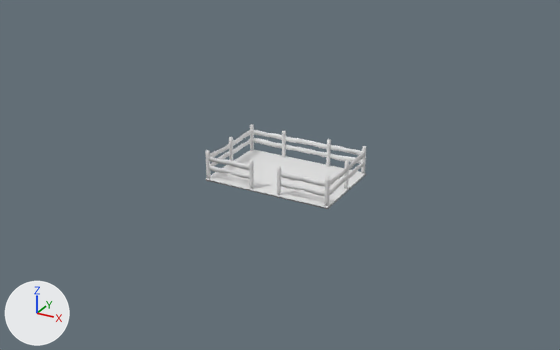
The Blender file blend files/lookoverpoint.blend, before and after one commit.
The view is the same before and after, from a 50 mm camera at (60.5, -112.4, 56.2) aimed at (0.2, -2.8, 1.4). The axes (+X, +Y, +Z) are drawn at lower left. The lights are the same throughout. Objects named as collision shapes, trigger or cutter boxes, shadow casters or lower levels of detail are left out.

Objects in the first picture: 'lookoverpoint', 'lookoverpoint-bars', 'lookoverpoint-posts'.
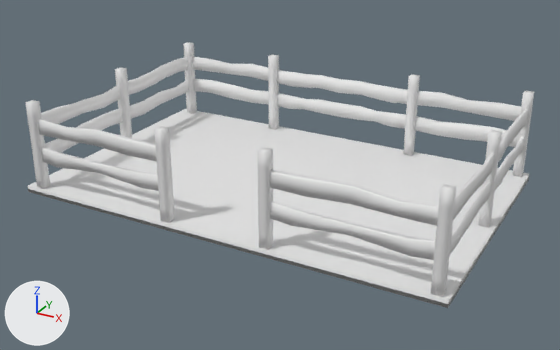
Where the newer file only moved an object's origin or applied its transform, the numbers keep the older frame.

The change in detail:
me_cube_004 is used by ob_lookoverpoint_bars; location (0.0, 0.0, 0.0).
me_cube_004 had 204 vertices, 164 faces and spanned x 0.0..11.8, y -7.9..7.7, z 1.7..4.6.
me_cube_004 now has 204 vertices, 164 faces and spans x 0.0..36.4, y -24.1..22.6, z 4.1..12.7.
me_cube_004 part 1: the loose piece of 20 vertices spanning x 2.8..11.6, y -7.7..-7.5, z 1.7..2.8 is scaled about its middle by 3, then moved by (15.4, -15.7, 3.4).
me_cube_004 part 2: the loose piece of 20 vertices spanning x 2.8..11.6, y -7.7..-7.4, z 3.5..4.5 is scaled about its middle by 3, then moved by (15.4, -15.6, 6.9).
me_cube_004 part 3: the loose piece of 20 vertices spanning x 11.6..11.8, y -7.9..0.2, z 1.8..2.9 is scaled about its middle by 3, then moved by (24.4, -8.2, 3.5).
me_cube_004 part 4: the loose piece of 20 vertices spanning x 11.6..11.8, y -7.9..0.2, z 3.4..4.5 is scaled about its middle by 3, then moved by (24.4, -8.2, 6.8).
me_cube_004 part 5: the loose piece of 20 vertices spanning x 11.6..11.8, y 0.1..7.5, z 1.7..2.8 is scaled about its middle by 3, then moved by (24.4, 7.2, 3.5).
me_cube_004 part 6: the loose piece of 24 vertices spanning x 11.5..11.8, y 0.1..7.5, z 3.4..4.6 is scaled about its middle by 3, then moved by (24.3, 7.2, 6.9).
me_cube_004 part 7: the loose piece of 20 vertices spanning x 4.8..11.7, y 7.5..7.7, z 1.8..2.9 is scaled about its middle by 3, then moved by (17.4, 14.7, 3.6).
me_cube_004 part 8: the loose piece of 20 vertices spanning x 4.8..11.7, y 7.5..7.7, z 3.5..4.6 is scaled about its middle by 3, then moved by (17.4, 14.7, 7.0).
me_cube_004 part 9: 40 of 204 vertices moved; they spanned x 0.0..4.5, y 7.5..7.7, z 1.8..4.5 and now span x 0.0..14.4, y 22.0..22.6, z 4.4..12.5; mean shift (5.2, 14.7, 5.2); largest move (4.5, 7.7, 4.4) -> (14.4, 22.5, 12.2).
me_cube_003 has 120 vertices, 110 faces and spans x 2.4..11.9, y -7.9..7.8, z 0.2..5.4.
me_cube_003 is used by ob_lookoverpoint_posts; location (0.0, 0.0, 0.0).
me_cube_003 part 10: the whole mesh is scaled about its middle by 3, then moved by (15.3, -0.6, 4.5).
me_cube_002 has 8 vertices, 6 faces and spans x -1.0..1.0, y -1.0..1.0, z -1.0..1.0.
me_cube_002 is used by ob_lookoverpoint; location (0.0, 0.0, 0.0); scale (12.0, 8.0, 0.2).
me_cube_002 part 11: the whole mesh is scaled about its middle by (3.18, 3, 3), then moved by (-0.04, -0.06, -5.5).

Boxes [x1, y1, x2, y2] around the edits, measured in the pictures (560 x 350 px; the box of a moved part takes in the faces that stretch with it):
'lookoverpoint', mesh rescaled (212% wider, 233% taller): before [206, 150, 366, 209]; after [28, 109, 530, 308]
'lookoverpoint-bars', reshaped (215% wider, 204% taller): before [209, 130, 364, 196]; after [38, 57, 528, 260]
'lookoverpoint-posts', mesh rescaled (215% wider, 205% taller): before [205, 124, 366, 207]; after [25, 42, 534, 297]
part 1 of me_cube_004, moved or reshaped: before [209, 165, 325, 196]; after [41, 147, 435, 260]
part 2 of me_cube_004, moved or reshaped: before [209, 156, 325, 187]; after [38, 119, 439, 226]
part 3 of me_cube_004, moved or reshaped: before [210, 151, 347, 195]; after [45, 108, 491, 254]
part 4 of me_cube_004, moved or reshaped: before [210, 143, 347, 186]; after [41, 85, 494, 220]
part 5 of me_cube_004, moved or reshaped: before [233, 138, 364, 179]; after [130, 80, 524, 190]
part 6 of me_cube_004, moved or reshaped: before [233, 130, 364, 170]; after [128, 57, 528, 162]
part 7 of me_cube_004, moved or reshaped: before [253, 138, 362, 164]; after [193, 79, 518, 147]
part 8 of me_cube_004, moved or reshaped: before [253, 130, 362, 155]; after [192, 57, 521, 121]
part 9 of me_cube_004, moved or reshaped: before [285, 136, 327, 157]; after [277, 70, 408, 128]
